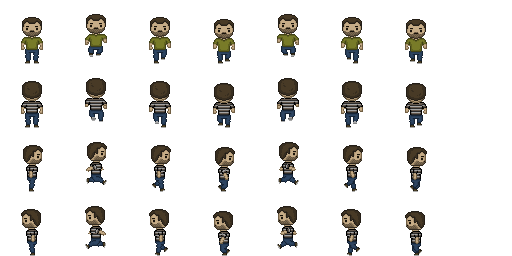
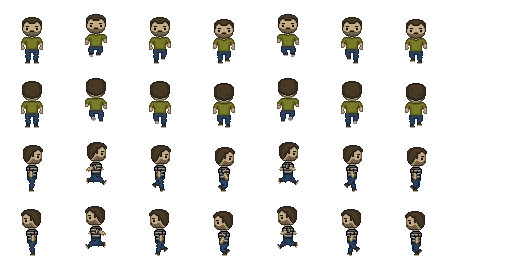
Layered file, before and after one edit (w=512, h=256). Changes by layer:
painted on "Background" over (21, 98, 427, 116)
